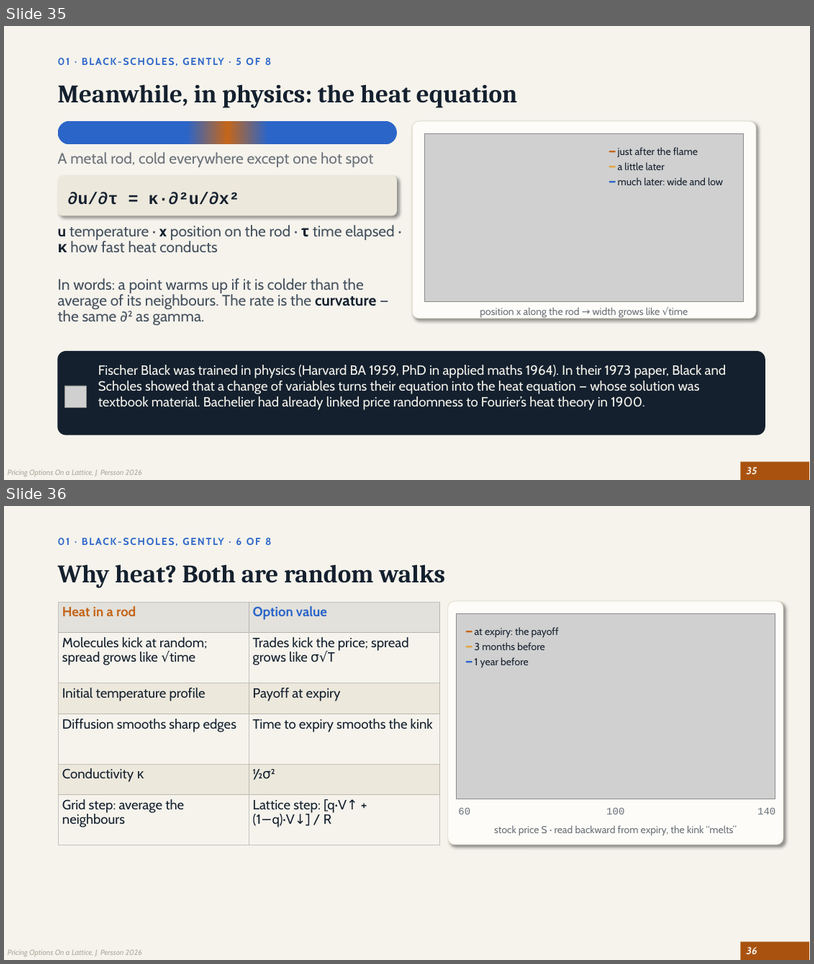
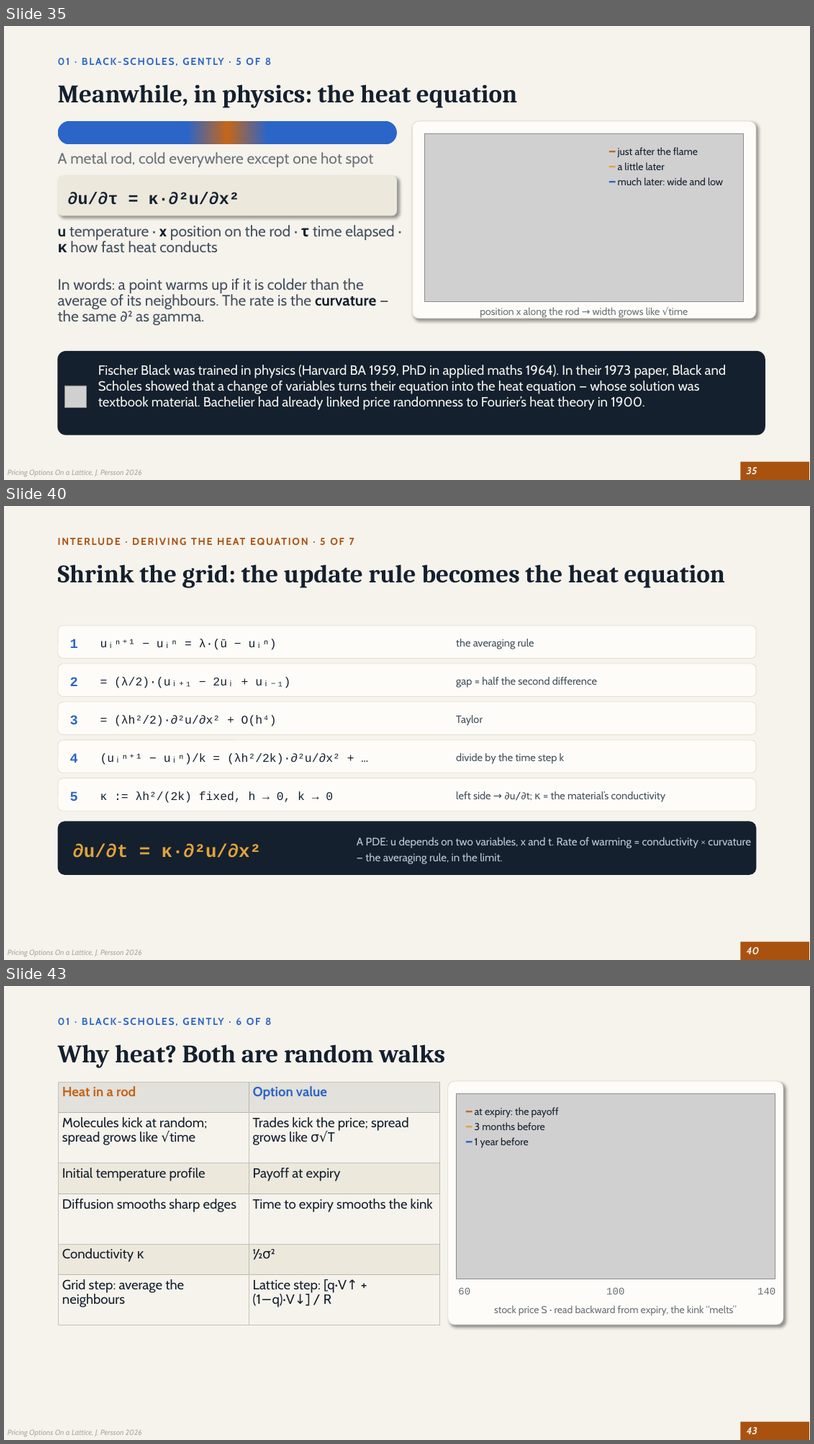
Before and after one commit to johan162/EduMatcher, a slide deck: docs/presentations/finance/Option Pricing on a Lattice.pptx. Shown one above the other, each under a label of ours: slides 35 and 36 before the commit, slides 35, 40 and 43 after it; the slides between them are not shown. The pictures are 814x964 and 814x1444 pixels, drawn with LibreOffice and Linux fonts; fonts in the diff are those of the drawing; grey boxes stand for pictures. Boxes give left, top, right and bottom in pixels: in the first picture for what was removed or moved away, otherwise in the second. Text is boxed around its words. In the diff, an @@ line names an element or a change of style, - is before the commit and + after.

```diff
--- a/docs/presentations/finance/Option Pricing on a Lattice.pptx
+++ b/docs/presentations/finance/Option Pricing on a Lattice.pptx
@@ slide 40 added at [4,506,810,960], background #F5F3EC; not listed: 2 template elements that a slide beside it also shows @@
@@ text added at [320,538,355,545], 12 pt, text #A9520F, bold @@
+INTERLUDE · DERIVING THE HEAT EQUATION · 5 OF 7
@@ title added at [58,564,725,587], 30 pt, text #14202E, bold @@
+Shrink the grid: the update rule becomes the heat equation
@@ rounded rectangle added at [58,626,756,659], fill #FDFCF8, outline #DDD7C6 0.5 pt @@
@@ text added at [70,638,78,648], 16 pt, text #2B65C8, bold @@
+1
@@ text added at [100,638,277,650], 14 pt, text #14202E @@
+uᵢⁿ⁺¹ − uᵢⁿ = λ·(ū − uᵢⁿ)
@@ text added at [456,638,535,649], 12.5 pt, text #44505E @@
+the averaging rule
@@ rounded rectangle added at [58,664,756,697], fill #FDFCF8, outline #DDD7C6 0.5 pt @@
@@ text added at [70,677,78,686], 16 pt, text #2B65C8, bold @@
+2
@@ text added at [114,677,291,688], 14 pt, text #14202E @@
+= (λ/2)·(uᵢ₊₁ − 2uᵢ + uᵢ₋₁)
@@ text added at [456,677,597,687], 12.5 pt, text #44505E @@
+gap = half the second difference
@@ rounded rectangle added at [58,702,756,735], fill #FDFCF8, outline #DDD7C6 0.5 pt @@
@@ text added at [70,715,78,724], 16 pt, text #2B65C8, bold @@
+3
@@ text added at [114,715,277,726], 14 pt, text #14202E @@
+= (λh²/2)·∂²u/∂x² + O(h⁴)
@@ text added at [456,715,483,726], 12.5 pt, text #44505E @@
+Taylor
@@ rounded rectangle added at [58,740,756,773], fill #FDFCF8, outline #DDD7C6 0.5 pt @@
@@ text added at [70,753,78,762], 16 pt, text #2B65C8, bold @@
+4
@@ text added at [100,753,340,764], 14 pt, text #14202E @@
+(uᵢⁿ⁺¹ − uᵢⁿ)/k = (λh²/2k)·∂²u/∂x² + …
@@ text added at [456,753,565,764], 12.5 pt, text #44505E @@
+divide by the time step k
@@ rounded rectangle added at [58,778,756,811], fill #FDFCF8, outline #DDD7C6 0.5 pt @@
@@ text added at [70,791,78,800], 16 pt, text #2B65C8, bold @@
+5
@@ text added at [100,791,333,803], 14 pt, text #14202E @@
+κ := λh²/(2k) fixed, h → 0, k → 0
@@ text added at [456,791,666,802], 12.5 pt, text #44505E @@
+left side → ∂u/∂t; κ = the material’s conductivity
@@ rounded rectangle added at [58,821,757,875], fill #14202E @@
@@ text added at [73,843,261,857], 22 pt, text #E3A33B, bold @@
+∂u/∂t = κ·∂²u/∂x²
@@ text added at [357,836,751,864], 13 pt, text #BFCAD6 @@
+A PDE: u depends on two variables, x and t. Rate of warming = conductivity × curvature — the averaging rule, in the limit.
@@ what was slide 36 is now slide 43 @@
@@ page number at [747,1427,758,1434]: text changed @@
-36
+43
```
Also in this commit, not shown: 6 other slides added, 2 other files.
